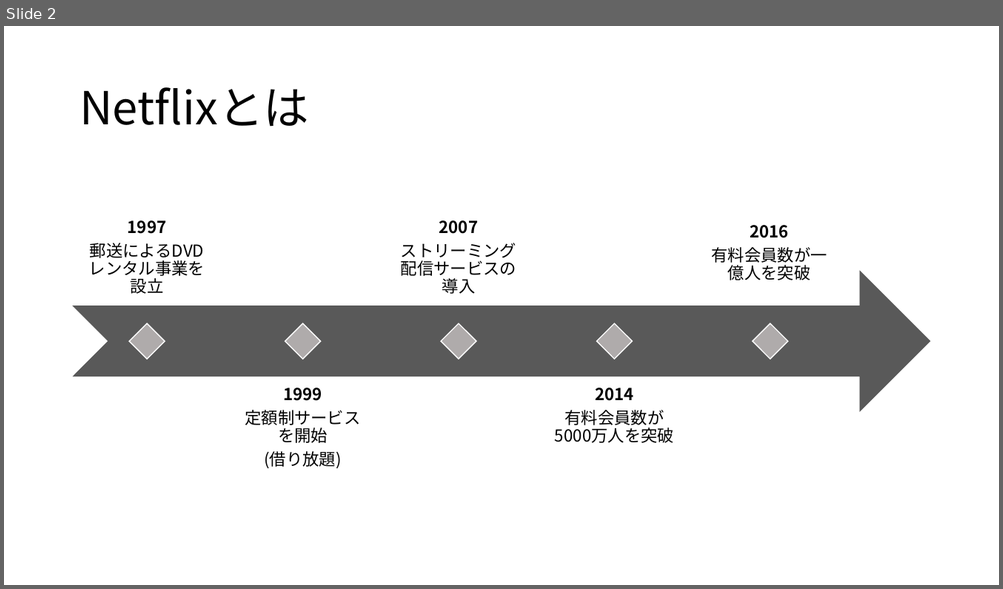
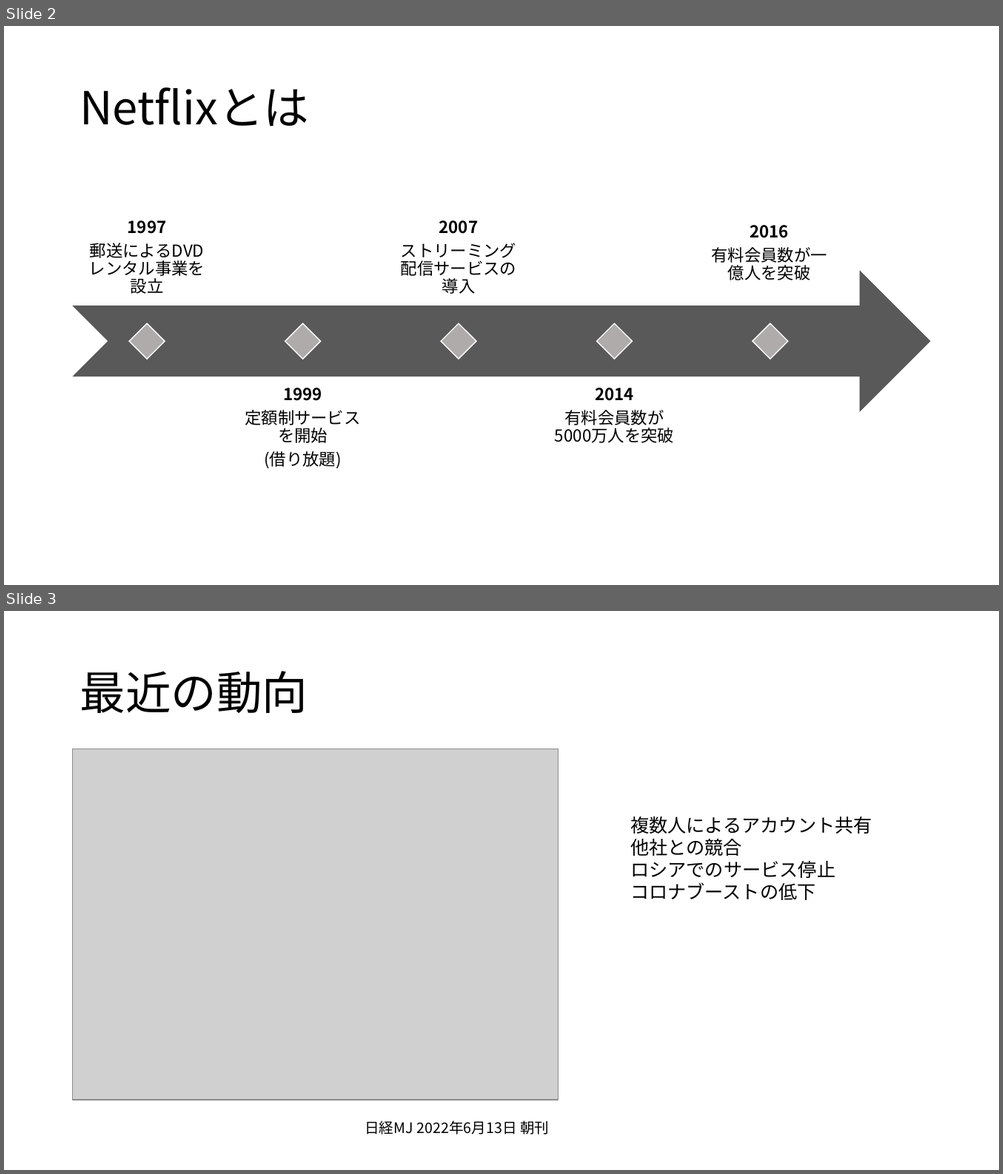
Before and after one commit to QuillshWammy/Netflix_Analysis, a slide deck: Document/中間発表.pptx. Shown one above the other, each under a label of ours: slide 2 before the commit, slides 2 and 3 after it. The pictures are 1003x589 and 1003x1174 pixels, drawn with LibreOffice and Linux fonts; fonts in the diff are those of the drawing; grey boxes stand for pictures. Boxes give left, top, right and bottom in pixels: in the first picture for what was removed or moved away, otherwise in the second. Text is boxed around its words. In the diff, an @@ line names an element or a change of style, - is before the commit and + after.

```diff
--- a/Document/中間発表.pptx
+++ b/Document/中間発表.pptx
@@ slide 3 added at (x1=4, y1=611, x2=999, y2=1170), background #FFFFFF @@
@@ title added at (x1=79, y1=671, x2=307, y2=713), 44 pt, text #000000 @@
+最近の動向
@@ picture added at (x1=73, y1=749, x2=558, y2=1100) @@
@@ text added at (x1=630, y1=816, x2=872, y2=900), 18 pt, text #000000 @@
+複数人によるアカウント共有
+他社との競合
+ロシアでのサービス停止
+コロナブーストの低下
@@ text added at (x1=364, y1=1121, x2=549, y2=1135), 14 pt, text #000000 @@
+日経MJ 2022年6月13日 朝刊
```
Also in this commit, not shown: 1 slide changed, 5 other slides added, 1 slide removed.
